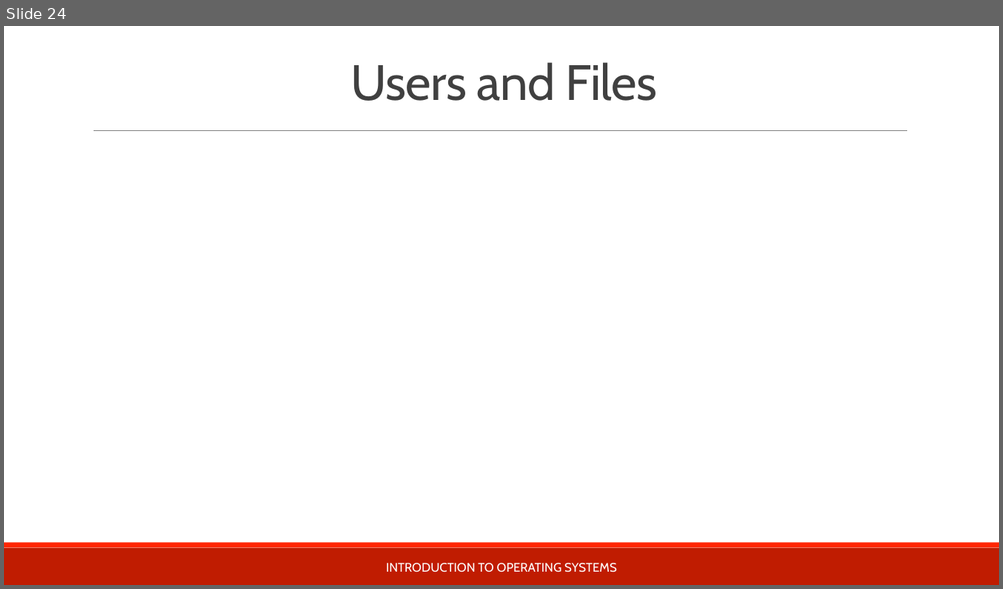
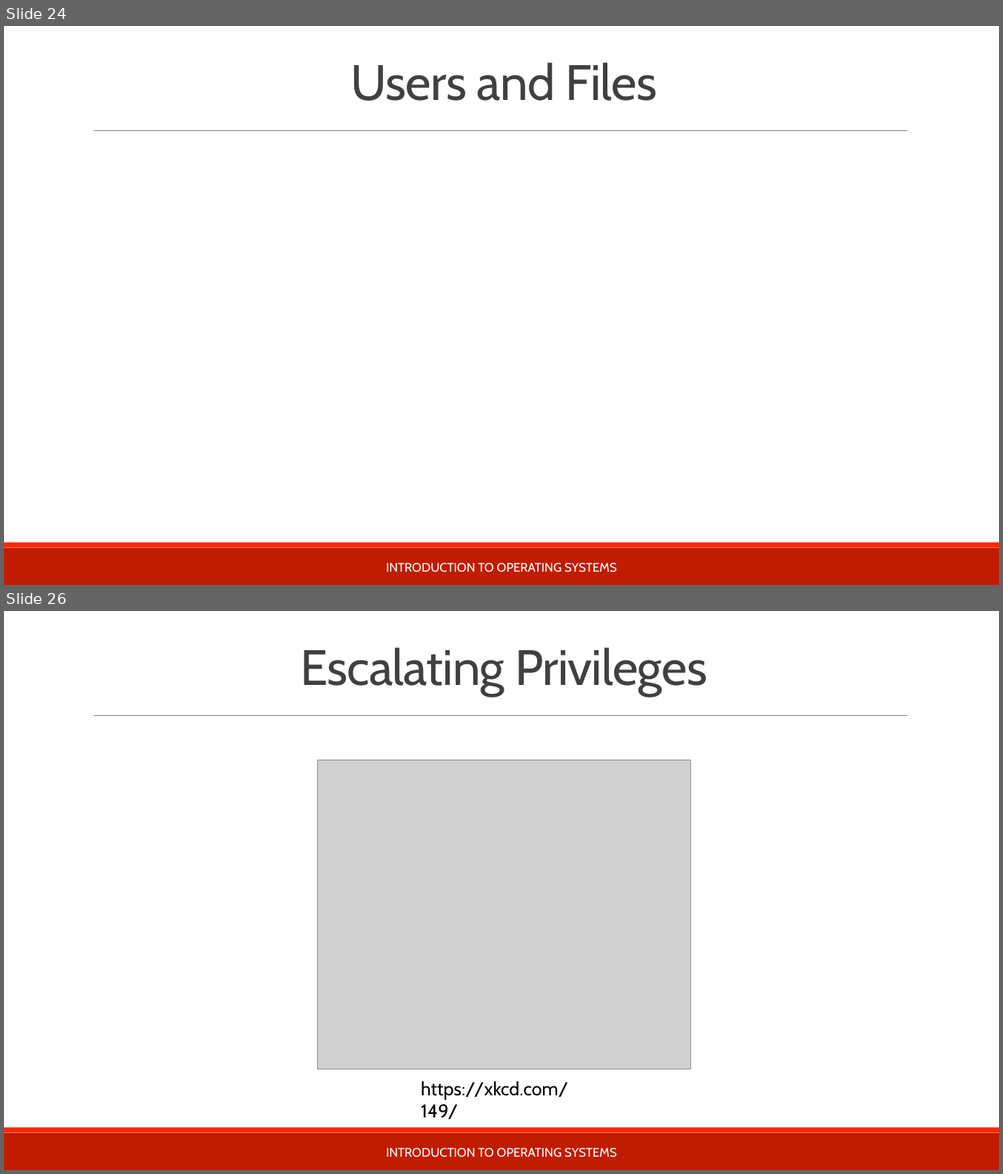
Before and after one commit to teachbsd/course, a slide deck: undergraduate/lectures/security.pptx. Shown one above the other, each under a label of ours: slide 24 before the commit, slides 24 and 26 after it; the slides between them are not shown. The pictures are 1003x589 and 1003x1174 pixels, drawn with LibreOffice and Linux fonts; fonts in the diff are those of the drawing; grey boxes stand for pictures; background and template pictures are left out. Boxes give left, top, right and bottom in pixels: in the first picture for what was removed or moved away, otherwise in the second. Text is boxed around its words. In the diff, an @@ line names an element or a change of style, - is before the commit and + after.

```diff
--- a/undergraduate/lectures/security.pptx
+++ b/undergraduate/lectures/security.pptx
@@ slide 26 added at box(4, 611, 999, 1170), background #FFFFFF; not listed: 3 template elements that a slide beside it also shows @@
@@ title added at box(300, 647, 707, 697), 48 pt, text #404040 @@
+Escalating Privileges
@@ picture added at box(317, 760, 691, 1070) @@
@@ text added at box(421, 1082, 568, 1119), 18 pt, text #000000 @@
+https://xkcd.com/149/
@@ text added at box(386, 1148, 617, 1158), 12 pt, text #FFFFFF @@
+INTRODUCTION TO OPERATING SYSTEMS
```
Also in this commit, not shown: 1 slide changed, 1 other slide added.
